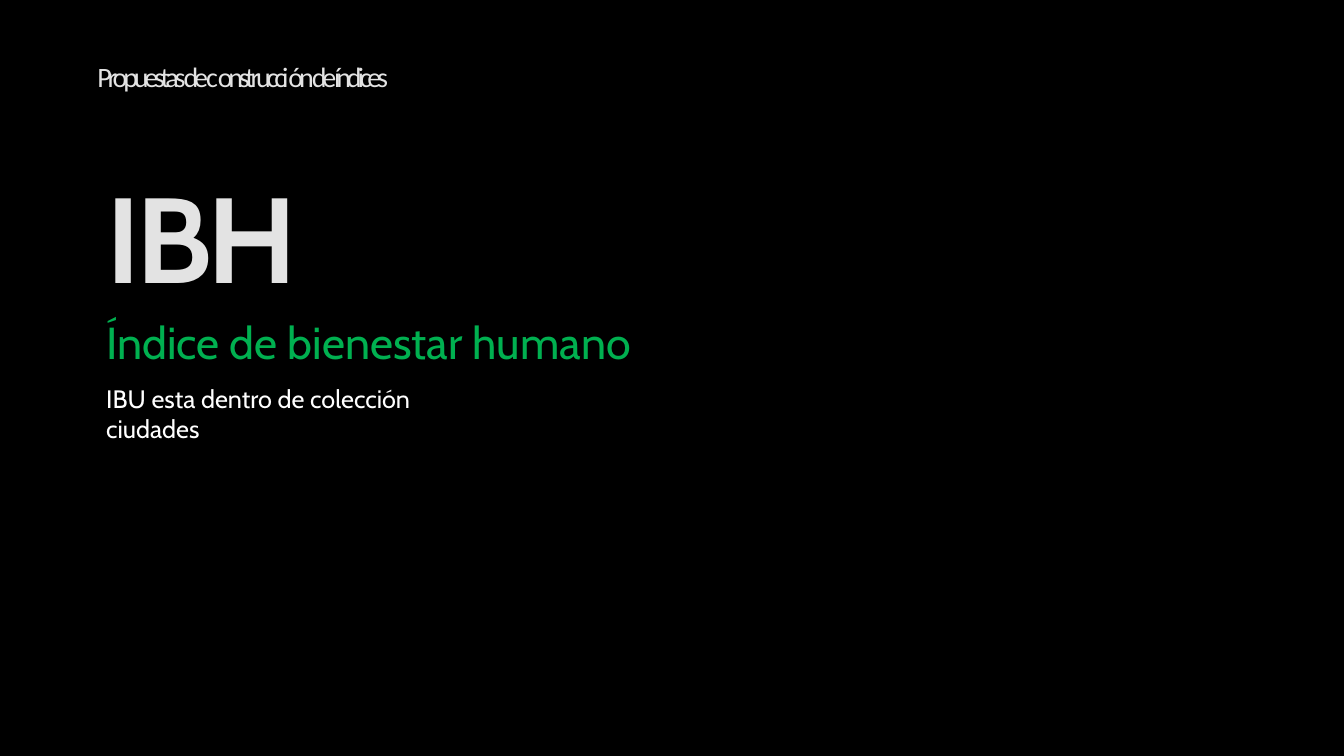
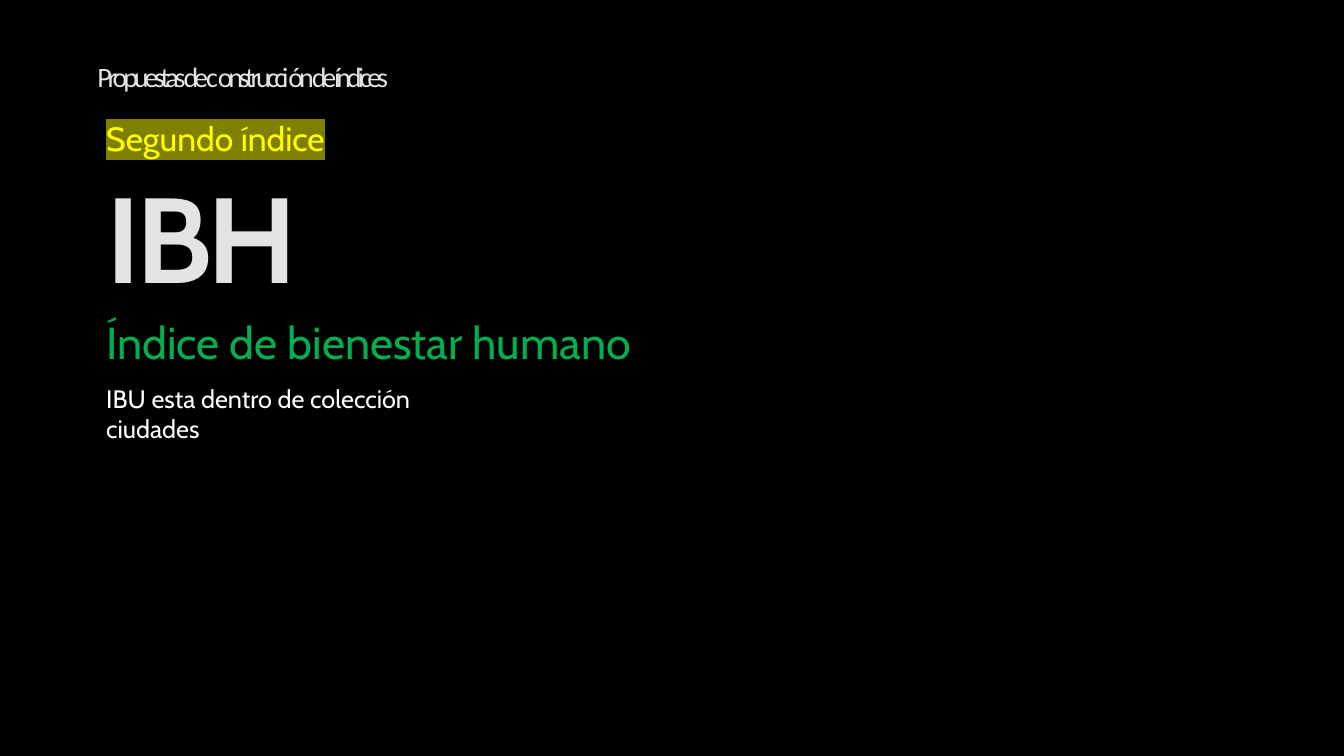
Before and after one commit to Sud-Austral/ds_indices, a slide deck: slide 28 of indices.pptx (slide 24 before the commit). Drawn at 1344x756 pixels with LibreOffice and Linux fonts; fonts in the diff are those of the drawing; background and template pictures are left out. Boxes give left, top, right and bottom in pixels: in the first picture for what was removed or moved away, otherwise in the second. Text is boxed around its words. In the diff, an @@ line names an element or a change of style, - is before the commit and + after.

```diff
--- a/indices.pptx
+++ b/indices.pptx
@@ text added at box(106, 126, 325, 159), 24 pt, text #FFFF00 @@
+Segundo índice
```
Also in this commit, not shown: 2 other slides changed, 4 slides added.
